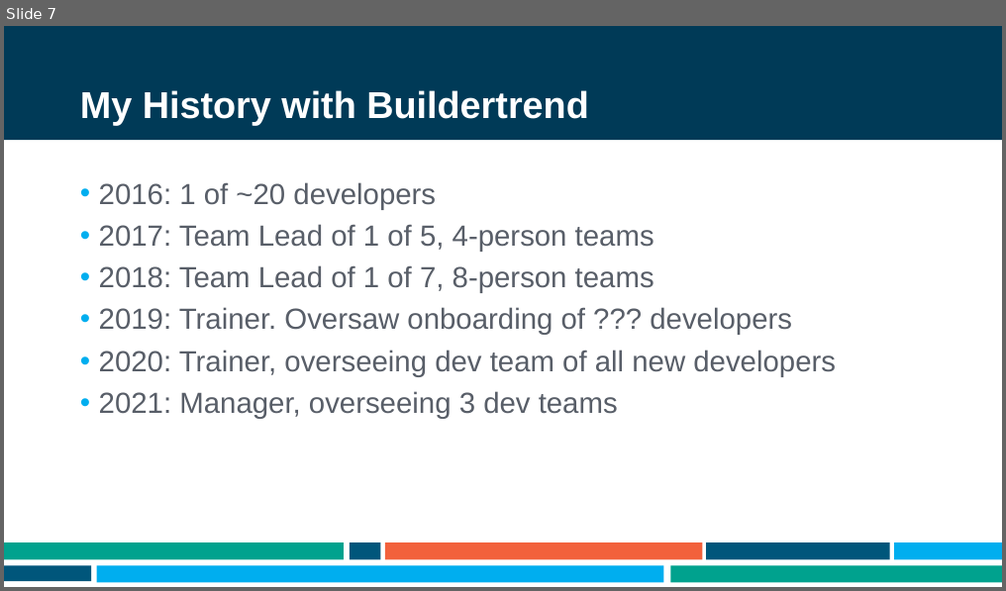
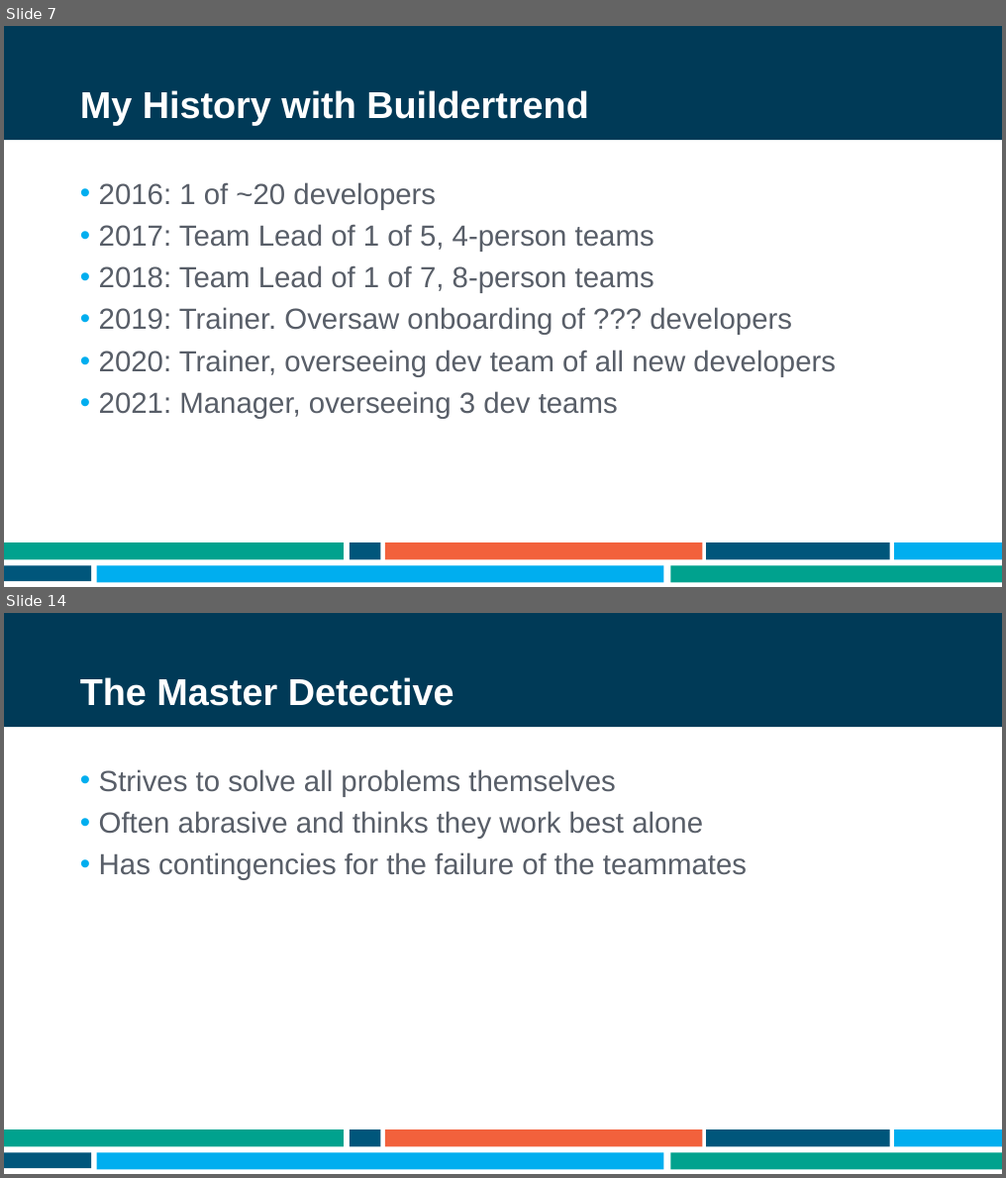
Before and after one commit to ademing/nebraska-code-2021, a slide deck: Presentation.pptx. Shown one above the other, each under a label of ours: slide 7 before the commit, slides 7 and 14 after it; the slides between them are not shown. The pictures are 1006x591 and 1006x1178 pixels, drawn with LibreOffice and Linux fonts; fonts in the diff are those of the drawing; background and template pictures are left out. Boxes give left, top, right and bottom in pixels: in the first picture for what was removed or moved away, otherwise in the second. Text is boxed around its words. In the diff, an @@ line names an element or a change of style, - is before the commit and + after.

```diff
--- a/Presentation.pptx
+++ b/Presentation.pptx
@@ slide 14 added at (x1=4, y1=613, x2=1002, y2=1174), background #FFFFFF; not listed: 9 template elements that a slide beside it also shows @@
@@ title added at (x1=80, y1=677, x2=454, y2=706), 36 pt, text #FFFFFF, bold @@
+The Master Detective
@@ text added at (x1=99, y1=769, x2=746, y2=880), 28 pt, text #585E68 @@
+• Strives to solve all problems themselves
+• Often abrasive and thinks they work best alone
+• Has contingencies for the failure of the teammates
```
Also in this commit, not shown: 1 slide changed, 8 other slides added, 1 slide removed.
